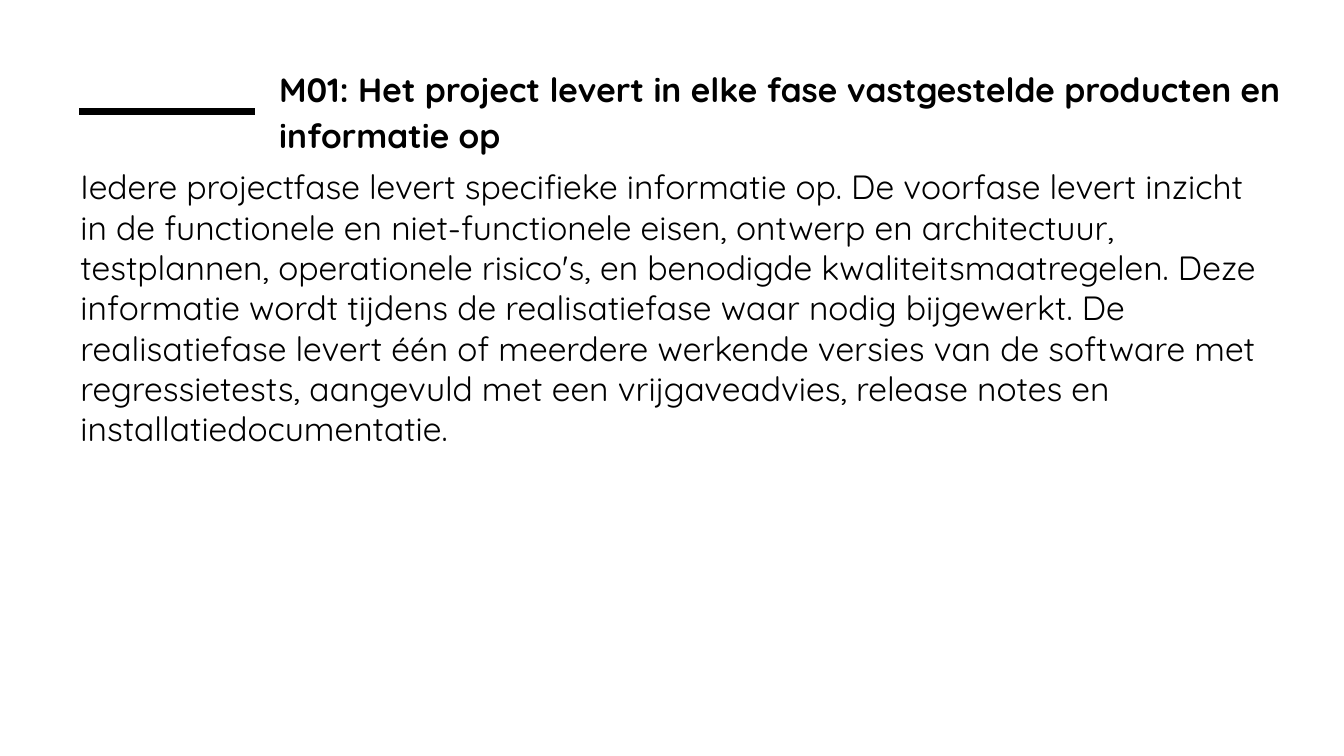
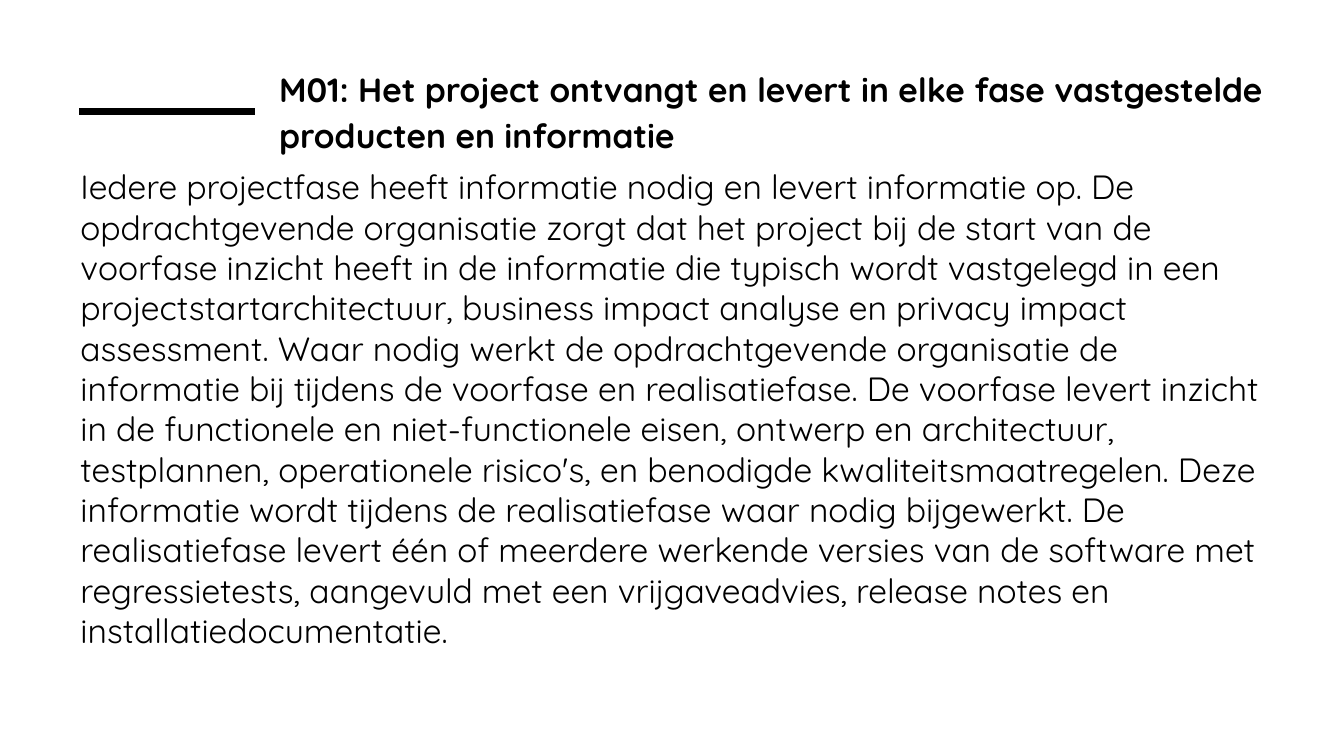
Before and after one commit to ICTU/Kwaliteitsaanpak, a slide deck: slide 5 of docs/wip/ICTU-Kwaliteitsaanpak.pptx (slide 6 before the commit). Drawn at 1344x756 pixels with LibreOffice and Linux fonts; fonts in the diff are those of the drawing; background and template pictures are left out. Boxes give left, top, right and bottom in pixels: in the first picture for what was removed or moved away, otherwise in the second. Text is boxed around its words. In the diff, an @@ line names an element or a change of style, - is before the commit and + after.

Commit message:
M31 vervalt.
Maatregel M31 "Het project beschikt over actuele vastgestelde informatie" is vervallen. Alle inhoudelijke tekst is verplaatst naar maatregel M01. De titel van maatregel M01 is aangepast van "Het project levert in elke fase vastgestelde producten en informatie op" naar "Het project ontvangt en levert in elke fase vastgestelde producten en informatie".

Closes #1011.

```diff
--- a/docs/wip/ICTU-Kwaliteitsaanpak.pptx
+++ b/docs/wip/ICTU-Kwaliteitsaanpak.pptx
@@ title at (279, 77, 1262, 155): text changed @@
-M01: Het project levert in elke fase vastgestelde producten en informatie op
+M01: Het project ontvangt en levert in elke fase vastgestelde producten en informatie
@@ text at (80, 174, 1259, 644): text changed @@
-Iedere projectfase levert specifieke informatie op. De voorfase levert inzicht in de functionele en niet-functionele eisen, ontwerp en architectuur, testplannen, operationele risico's, en benodigde kwaliteitsmaatregelen. Deze informatie wordt tijdens de realisatiefase waar nodig bijgewerkt. De realisatiefase levert één of meerdere werkende versies van de software met regressietests, aangevuld met een vrijgaveadvies, release notes en installatiedocumentatie.
+Iedere projectfase heeft informatie nodig en levert informatie op. De opdrachtgevende organisatie zorgt dat het project bij de start van de voorfase inzicht heeft in de informatie die typisch wordt vastgelegd in een projectstartarchitectuur, business impact analyse en privacy impact assessment. Waar nodig werkt de opdrachtgevende organisatie de informatie bij tijdens de voorfase en realisatiefase. De voorfase levert inzicht in de functionele en niet-functionele eisen, ontwerp en architectuur, testplannen, operationele risico's, en benodigde kwaliteitsmaatregelen. Deze informatie wordt tijdens de realisatiefase waar nodig bijgewerkt. De realisatiefase levert één of meerdere werkende versies van de software met regressietests, aangevuld met een vrijgaveadvies, release notes en installatiedocumentatie.
```
Also in this commit, not shown: 2 other slides changed, 1 slide removed, 31 other files.
